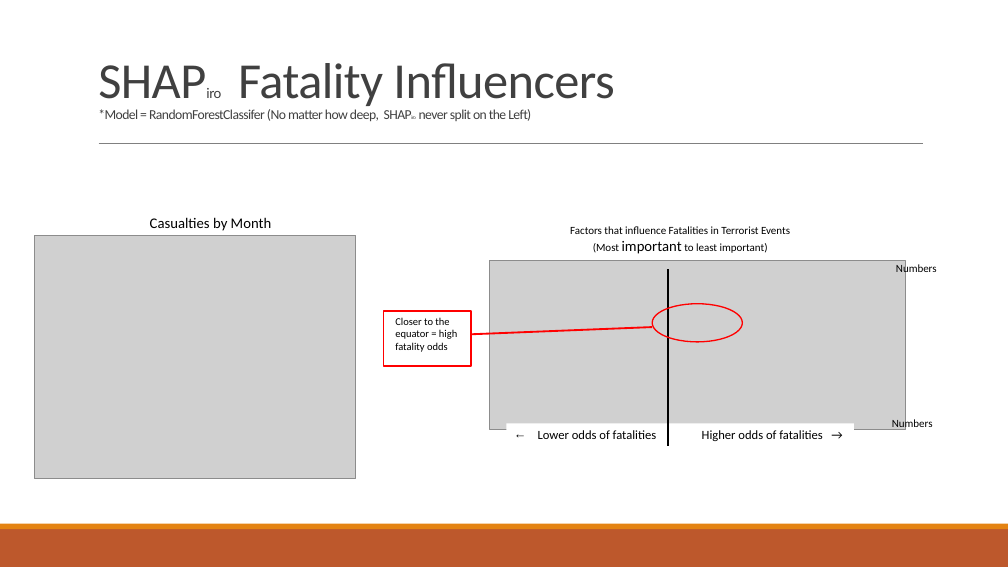
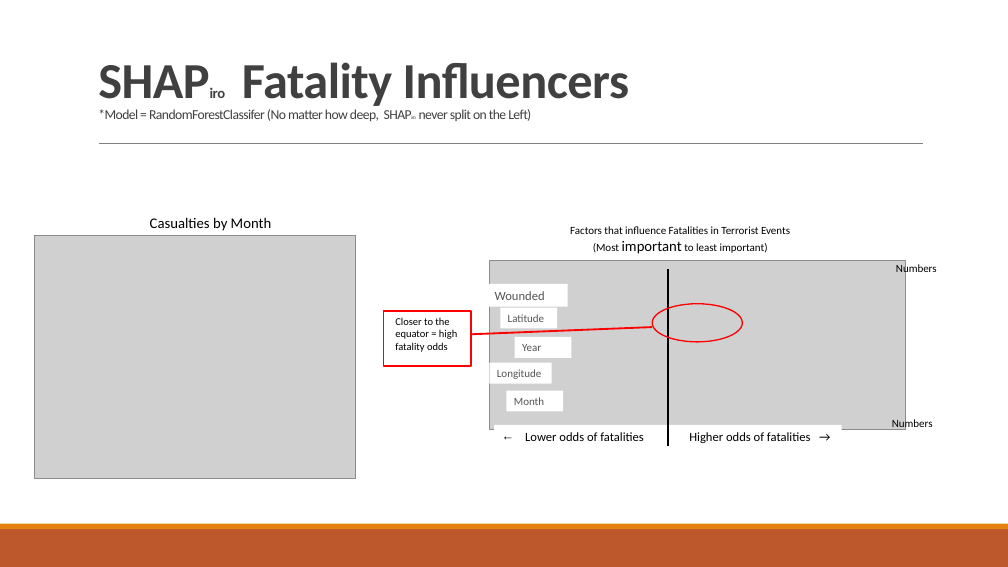
Before and after one commit to jessetjohnson17/special_tools, a slide deck: slide 5 of Volunteers.pptx. Drawn at 1008x567 pixels with LibreOffice and Linux fonts; fonts in the diff are those of the drawing; grey boxes stand for pictures. Boxes give left, top, right and bottom in pixels: in the first picture for what was removed or moved away, otherwise in the second. Text is boxed around its words. In the diff, an @@ line names an element or a change of style, - is before the commit and + after.

```diff
--- a/Volunteers.pptx
+++ b/Volunteers.pptx
@@ title "SHAPiro Fatality Influencers *Model = ..." at (x1=98, y1=62, x2=629, y2=121): bold on in "SHAPiro Fatality Influencers" @@
@@ rectangle added at (x1=488, y1=284, x2=568, y2=306), fill #FFFFFF, 12 pt, text #545454 @@
+Wounded
@@ rectangle added at (x1=501, y1=308, x2=557, y2=329), fill #FFFFFF, 10.5 pt, text #545454 @@
+Latitude
@@ rectangle added at (x1=515, y1=337, x2=572, y2=358), fill #FFFFFF, 10.5 pt, text #545454 @@
+Year
@@ rectangle added at (x1=489, y1=363, x2=551, y2=384), fill #FFFFFF, 10.5 pt, text #545454 @@
+Longitude
@@ rectangle added at (x1=507, y1=391, x2=563, y2=412), fill #FFFFFF, 10.5 pt, text #545454 @@
+Month
@@ rectangle "Lower odds of fatalities Higher ..." moved from (x1=507, y1=423, x2=854, y2=461) to (x1=495, y1=425, x2=842, y2=463) @@
```
Also in this commit, not shown: 3 other slides changed, 1 slide added, 1 slide removed, 1 other file.
